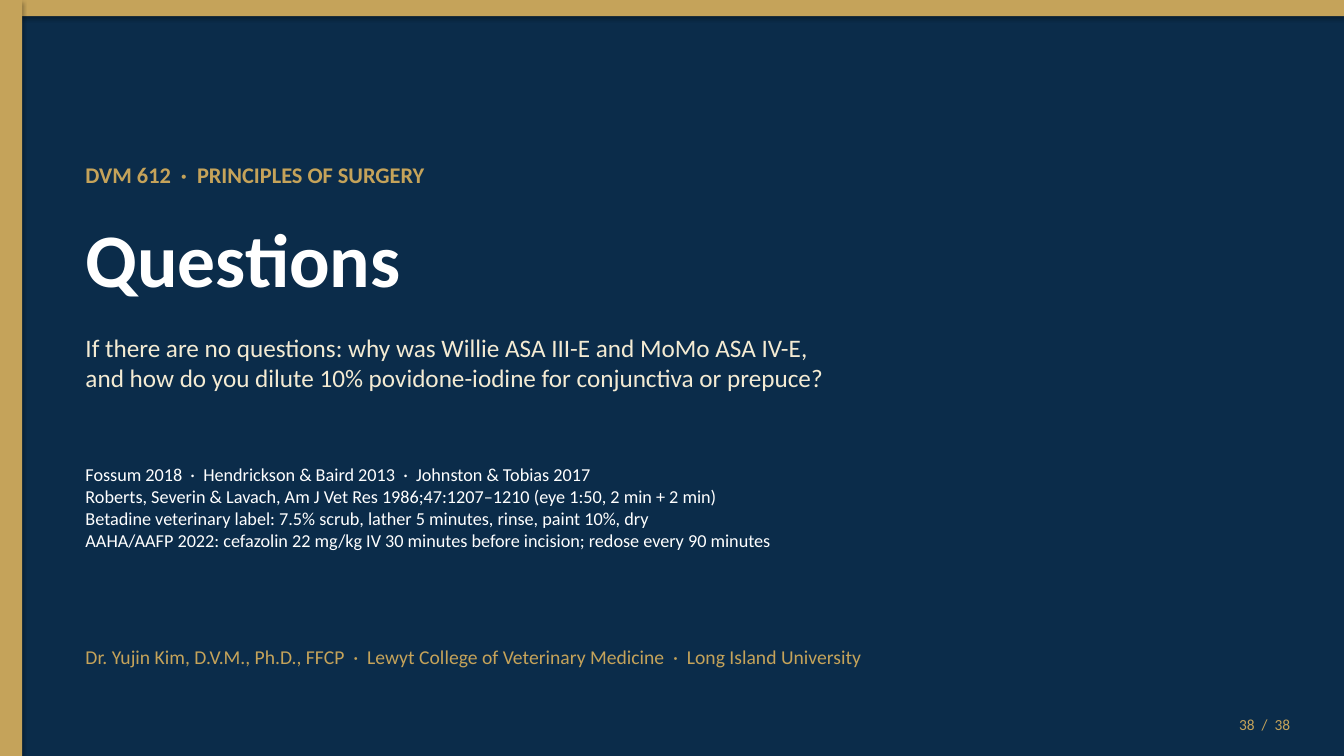
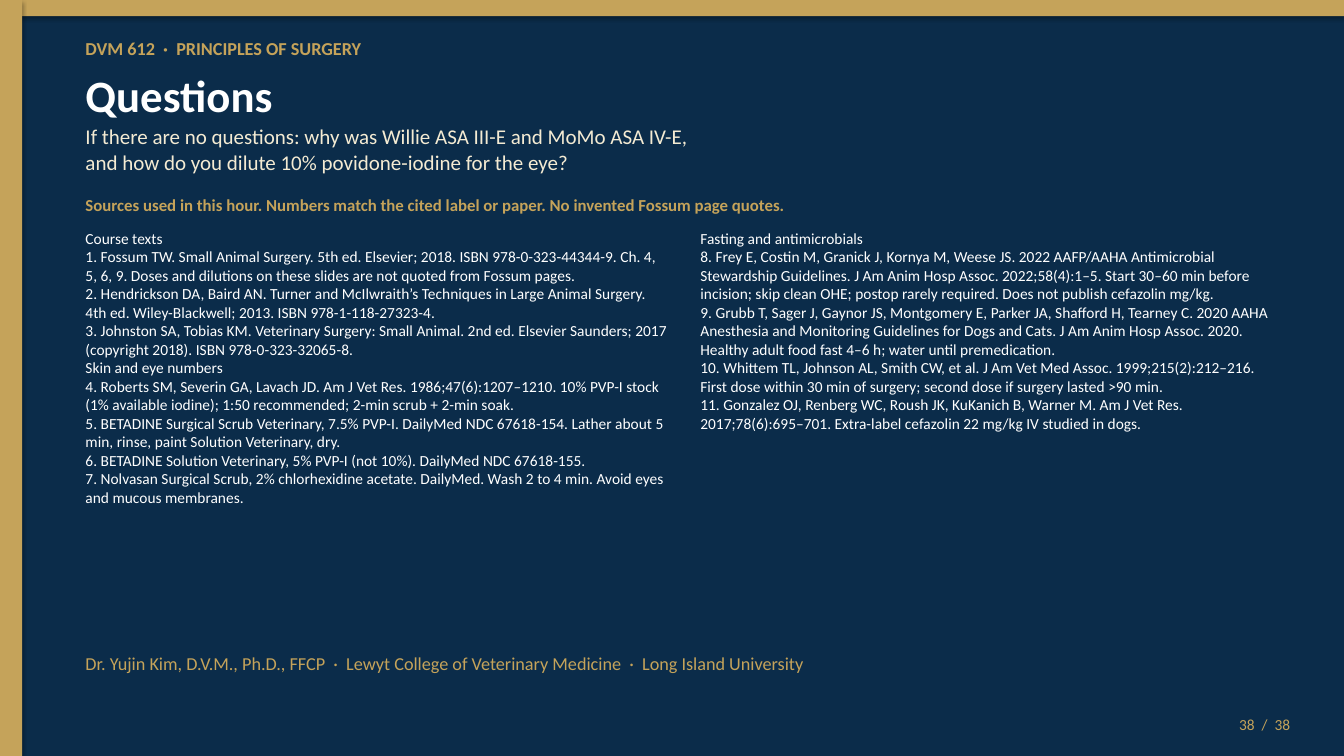
Before and after one commit to drkimvet/happycare, a slide deck: slide 38 of lectures/DVM-612_Week4_Preop_PatientPrep_Postop.pptx. Drawn at 1344x756 pixels with LibreOffice and Linux fonts; fonts in the diff are those of the drawing. Boxes give left, top, right and bottom in pixels: in the first picture for what was removed or moved away, otherwise in the second. Text is boxed around its words. In the diff, an @@ line names an element or a change of style, - is before the commit and + after.

```diff
--- a/lectures/DVM-612_Week4_Preop_PatientPrep_Postop.pptx
+++ b/lectures/DVM-612_Week4_Preop_PatientPrep_Postop.pptx
@@ text "DVM 612 · PRINCIPLES OF ...": place and size @@
-text "DVM 612 · PRINCIPLES OF ..." at <box>85,167,424,183</box>
+text "DVM 612 · PRINCIPLES OF ..." at <box>85,42,361,55</box>
@@ text "DVM 612 · PRINCIPLES OF ..." at <box>85,42,361,55</box>: size 16 to 13 pt @@
@@ text "Questions": place and size @@
-text "Questions" at <box>85,234,400,297</box>
+text "Questions" at <box>85,80,272,118</box>
@@ text "Questions" at <box>85,80,272,118</box>: size 54 to 32 pt @@
@@ text at <box>85,129,687,174</box>: text changed; size 18 to 15 pt @@
-If there are no questions: why was Willie ASA III-E and MoMo ASA IV-E,
-and how do you dilute 10% povidone-iodine for conjunctiva or prepuce?
+If there are no questions: why was Willie ASA III-E and MoMo ASA IV-E,
+and how do you dilute 10% povidone-iodine for the eye?
@@ text added at <box>85,199,784,214</box>, 12 pt, text #C5A35A, bold @@
+Sources used in this hour. Numbers match the cited label or paper. No invented Fossum page quotes.
@@ text added at <box>85,234,666,503</box>, 11 pt, text #FFFFFF @@
+Course texts
+1. Fossum TW. Small Animal Surgery. 5th ed. Elsevier; 2018. ISBN 978-0-323-44344-9. Ch. 4, 5, 6, 9. Doses and dilutions on these slides are not quoted from Fossum pages.
+2. Hendrickson DA, Baird AN. Turner and McIlwraith’s Techniques in Large Animal Surgery. 4th ed. Wiley-Blackwell; 2013. ISBN 978-1-118-27323-4.
+3. Johnston SA, Tobias KM. Veterinary Surgery: Small Animal. 2nd ed. Elsevier Saunders; 2017 (copyright 2018). ISBN 978-0-323-32065-8.
+Skin and eye numbers
+4. Roberts SM, Severin GA, Lavach JD. Am J Vet Res. 1986;47(6):1207–1210. 10% PVP-I stock (1% available iodine); 1:50 recommended; 2-min scrub + 2-min soak.
+5. BETADINE Surgical Scrub Veterinary, 7.5% PVP-I. DailyMed NDC 67618-154. Lather about 5 min, rinse, paint Solution Veterinary, dry.
+6. BETADINE Solution Veterinary, 5% PVP-I (not 10%). DailyMed NDC 67618-155.
+7. Nolvasan Surgical Scrub, 2% chlorhexidine acetate. DailyMed. Wash 2 to 4 min. Avoid eyes and mucous membranes.
@@ text added at <box>700,233,1267,432</box>, 11 pt, text #FFFFFF @@
+Fasting and antimicrobials
+8. Frey E, Costin M, Granick J, Kornya M, Weese JS. 2022 AAFP/AAHA Antimicrobial Stewardship Guidelines. J Am Anim Hosp Assoc. 2022;58(4):1–5. Start 30–60 min before incision; skip clean OHE; postop rarely required. Does not publish cefazolin mg/kg.
+9. Grubb T, Sager J, Gaynor JS, Montgomery E, Parker JA, Shafford H, Tearney C. 2020 AAHA Anesthesia and Monitoring Guidelines for Dogs and Cats. J Am Anim Hosp Assoc. 2020. Healthy adult food fast 4–6 h; water until premedication.
+10. Whittem TL, Johnson AL, Smith CW, et al. J Am Vet Med Assoc. 1999;215(2):212–216. First dose within 30 min of surgery; second dose if surgery lasted >90 min.
+11. Gonzalez OJ, Renberg WC, Roush JK, KuKanich B, Warner M. Am J Vet Res. 2017;78(6):695–701. Extra-label cefazolin 22 mg/kg IV studied in dogs.
@@ text removed at <box>85,468,771,550</box> @@
-Fossum 2018 · Hendrickson & Baird 2013 · Johnston & Tobias 2017
-Roberts, Severin & Lavach, Am J Vet Res 1986;47:1207–1210 (eye 1:50, 2 min + 2 min)
-Betadine veterinary label: 7.5% scrub, lather 5 minutes, rinse, paint 10%, dry
-AAHA/AAFP 2022: cefazolin 22 mg/kg IV 30 minutes before incision; redose every 90 minutes
@@ text "Dr. Yujin Kim, D.V.M., Ph.D., ...": place and size @@
-text "Dr. Yujin Kim, D.V.M., Ph.D., ..." at <box>85,650,861,668</box>
+text "Dr. Yujin Kim, D.V.M., Ph.D., ..." at <box>85,657,803,673</box>
@@ text "Dr. Yujin Kim, D.V.M., Ph.D., ..." at <box>85,657,803,673</box>: size 14 to 13 pt @@
```
Also in this commit, not shown: 9 other slides changed, 4 other files.
